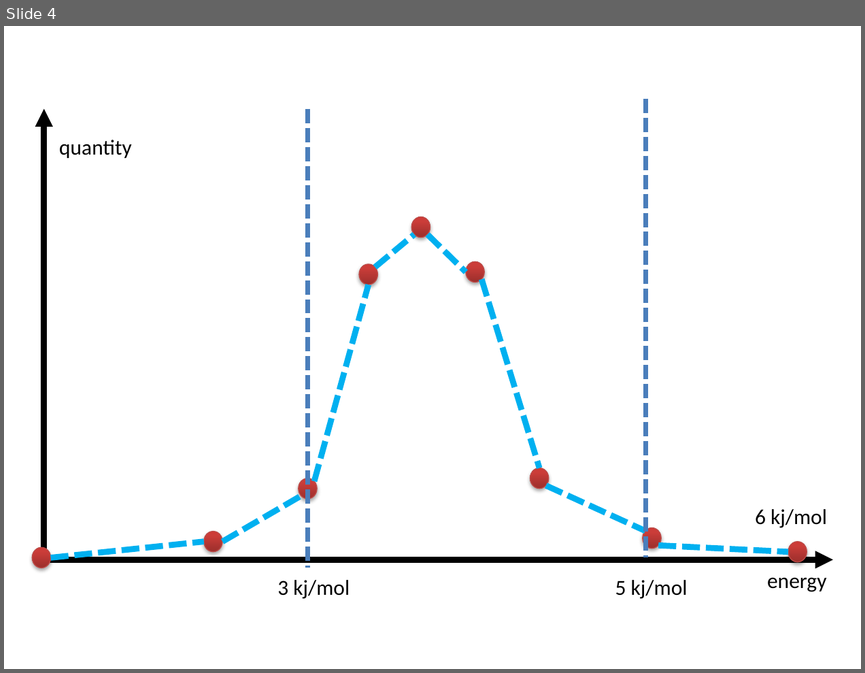
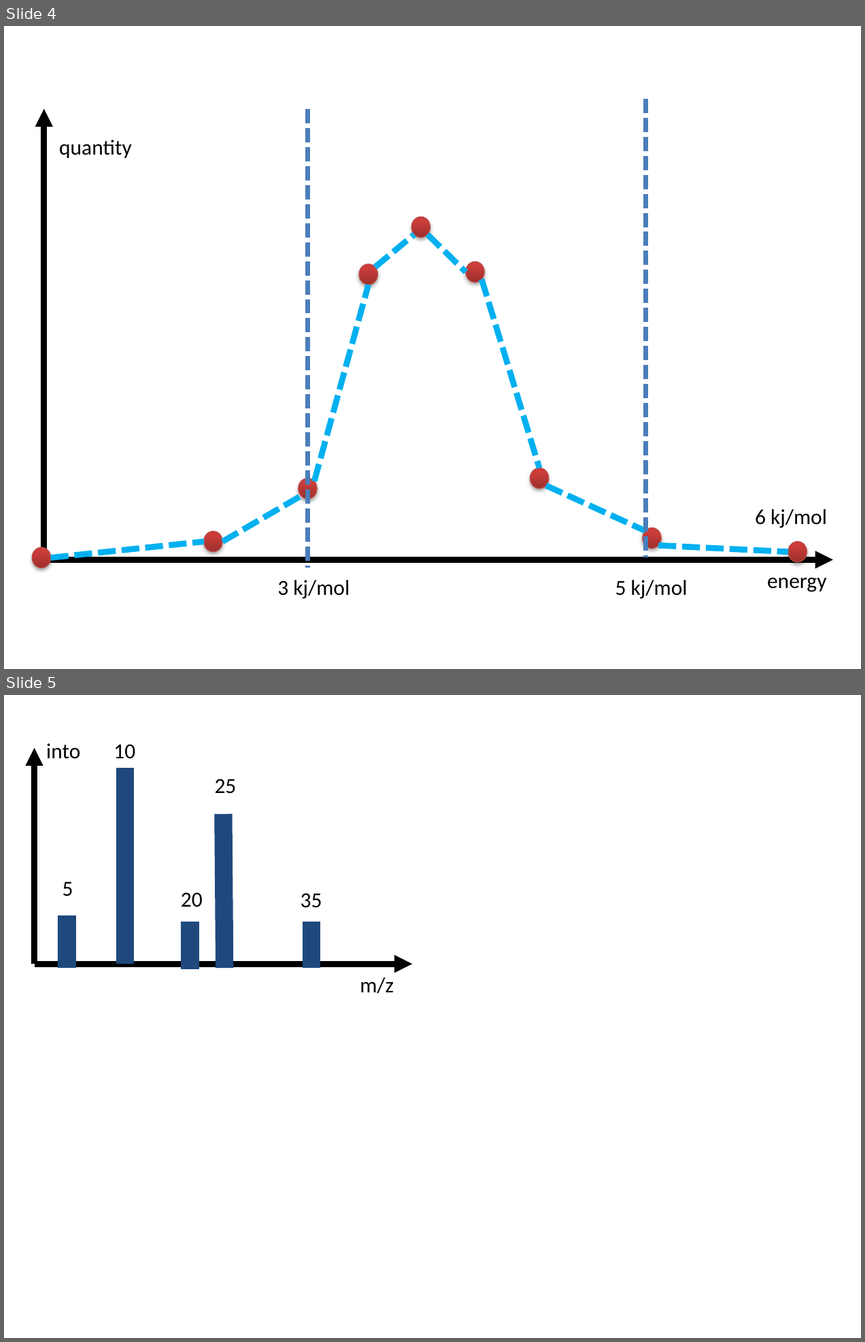
Before and after one commit to xieguigang/mzkit, a slide deck: Manuscript/chemical_graph.pptx. Shown one above the other, each under a label of ours: slide 4 before the commit, slides 4 and 5 after it. The pictures are 865x673 and 865x1342 pixels, drawn with LibreOffice and Linux fonts; fonts in the diff are those of the drawing. Boxes give left, top, right and bottom in pixels: in the first picture for what was removed or moved away, otherwise in the second. Text is boxed around its words. In the diff, an @@ line names an element or a change of style, - is before the commit and + after.

```diff
--- a/Manuscript/chemical_graph.pptx
+++ b/Manuscript/chemical_graph.pptx
@@ slide 5 added at bbox=[4, 695, 861, 1338], background #FFFFFF @@
@@ group added at bbox=[34, 743, 412, 994]: 7 texts, 5 lines, 2 arrows @@
+35
+m/z
+into
+25
+20
+10
+5
```
Also in this commit, not shown: 2 other files.
